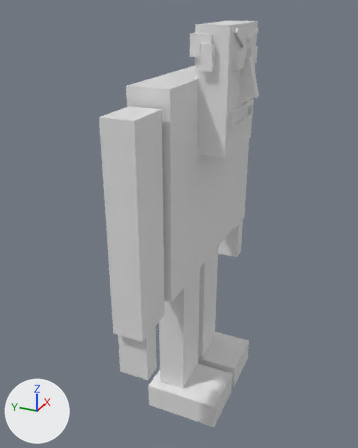
One commit to the Blender file man.blend: the scene before it, then after it.
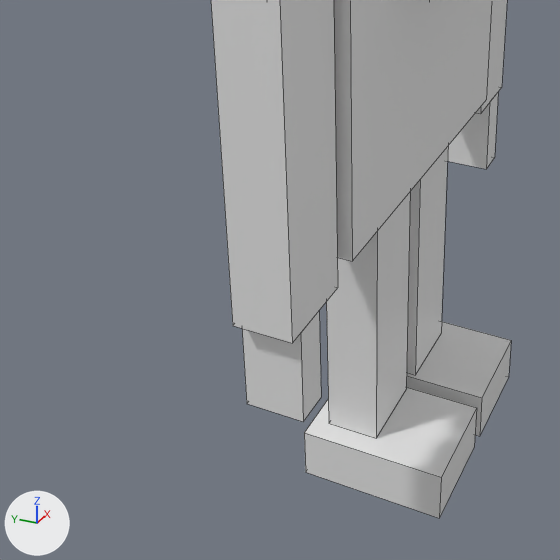
Each version is shown whole from a 50 mm lens placed at (-4.65, -1.92, 1.66), pointed at (-0.1, 0.13, -0.61), then close up on the part from 0% to 76% of the width and 39% to 100% of the height. The lights are fixed; the arrows at lower left show +X, +Y and +Z. The close-ups show mesh edges as thin lines.

Objects in the first close-up: 'arm.left', 'arm.right', 'foor.right', 'foot.left', 'hand.left', 'hand.right', 'leg.left', 'leg.right', 'torso'.
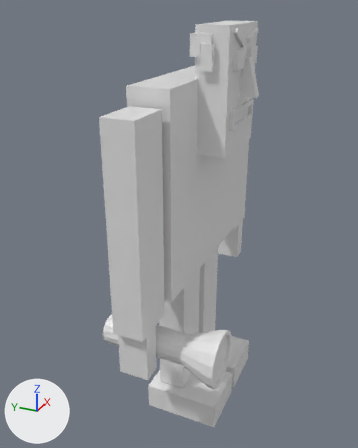
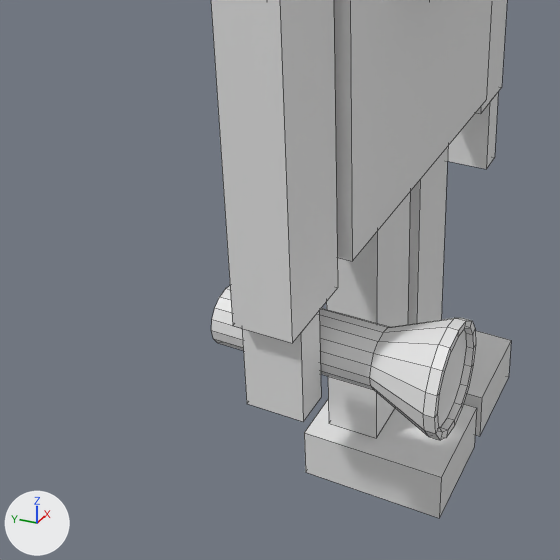
Commit message: Added torch.

The change in detail:
Mesh me_cylinder is new.
It has 96 vertices, 82 faces and spans x -1.84..1.84, y -1.84..1.84, z -1.84..2.22.
Object 'Cylinder' (ob_cylinder) is new; it shows me_cylinder.
Its location is (-1.091, -0.099, -1.431).
Its rotation in degrees is (90, 0, 0).
Its scale is (0.15, 0.15, 0.3).

What differs and where, as boxes (x1, y1, x2, y2) in the close-ups (560 x 560 px):
'Cylinder', added
    after: (211, 286, 476, 440)
